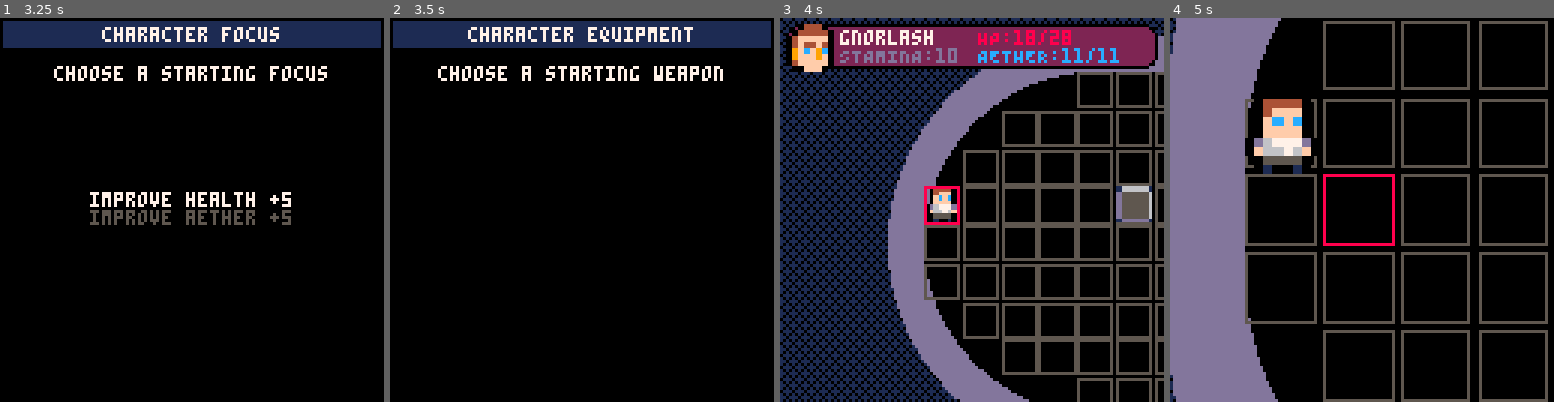
Above: before the commit, frames 1-4 (left to right).
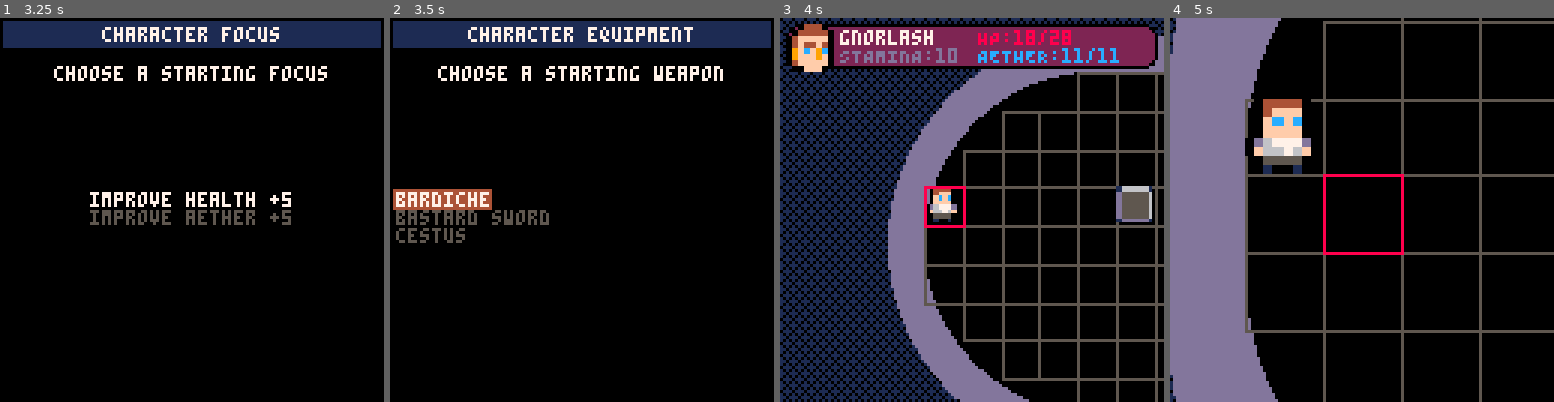
Above: after the commit, the same moments.

Repository: bancliffe/arena
Game: PICO-8 cartridge arena.p8
Same seed, same stepped clock (60 frames per second), same inputs: the game is played once before the commit and once after it.
Inputs:
- Up to frame 1 (3.25 s): tap O (Z key) at 0.33, 0.7, 1.43, 2.22, 3.1 s; tap X (X key) at 1.07, 2.07, 2.4, 2.73, 3.07 s; hold Left 1.97-2.37 s; hold Down 2.42-2.82 s; hold Right from 2.87 s (still down)
- Up to frame 2 (3.5 s): keep holding Right; tap X (X key) at 3.4 s
- Up to frame 3 (4 s): release Right at 3.53 s; hold Up from 3.58 s (still down); tap X (X key) at 3.73 s; tap O (Z key) at 3.98 s
- Up to frame 4 (5 s): tap X (X key) at 4.07, 4.4, 4.73 s; release Up at 4.08 s; hold Right 4.13-4.53 s; hold Down from 4.58 s (still down); tap O (Z key) at 4.87 s

Frame 1 is identical in both runs. In frame 2, 2.5% of the frame differs, in the area x 0-42%, y 44-59%; in frame 3, 5.9%, in the area x 37-100%, y 14-100%; in frame 4, 5.6%.

Commit message:
Refactor character equipment handling: rename gear to equipment in make_character, log chosen weapon in popup_starting_weapon_update, and adjust weapon selection display; update map tile size in screen_arena

Diff:
--- a/game_data.lua
+++ b/game_data.lua
@@ -45,7 +45,7 @@
     c.skills["throwing_weapons"]=0
     c.skills["unarmed_combat_and_fist_weapons"]=0
     c.skills["whips_and_chains"]=0
-    c.gear={
+    c.equipment={
         {slot="main_hand",contents=nil},
         {slot="off_hand",contents=nil},
         {slot="belt",contents=nil},
@@ -111,3 +111,9 @@
     end
     return weapons
 end
+
+function load_armor()
+    armor_string="harness,0,0,maneuverability:+10|heavy cloth,1,d4,maneuverability:+5"
+    armor={}
+    return armor
+end
--- a/screens/popups/starting_weapon.lua
+++ b/screens/popups/starting_weapon.lua
@@ -1,6 +1,8 @@
 
 function popup_starting_weapon_update()
     if btnp(❎) then
+        log("chosen weapon: "..weapons[chosen_stat].name)
+        player_character.equipment.main_hand=weapons[chosen_stat]
         _update=screen_arena_update
         _draw=screen_arena_draw
     end
@@ -9,6 +11,13 @@
         _update=popup_starting_focus_update
         _draw=popup_starting_focus_draw
     end
+
+    if btnp(⬆️) then
+        chosen_stat=mid(1,chosen_stat-1,#weapons)
+    end
+    if btnp(⬇️) then
+        chosen_stat=mid(1,chosen_stat+1,#weapons)
+    end
 end
 
 function popup_starting_weapon_draw()
@@ -16,4 +25,11 @@
     rectfill(1,1,126,9,1)
     printc("character equipment",64,3,7)
     printc("choose a starting weapon",64,16,7)
+    for i=1,#weapons do
+        if i==chosen_stat then
+            print("\#4"..weapons[i].name,2,58+(i-1)*6,7)
+        else
+            print(weapons[i].name,2,58+(i-1)*6,5)
+        end
+    end
 end
--- a/screens/screen_arena.lua
+++ b/screens/screen_arena.lua
@@ -148,7 +148,7 @@
             if tile.enabled then
                 local x=tile.x*8*zoom
                 local y=tile.y*8*zoom
-                local size=7*zoom
+                local size=8*zoom
                 rect(x,y,x+size,y+size,tile.selected and 8 or 5 )
                 if tile.unit then
                     palt(0,false)
@@ -168,7 +168,7 @@
     -- draw selection rectangle
     local x=map_selected_x*8*zoom
     local y=map_selected_y*8*zoom
-    local size=7*zoom
+    local size=8*zoom
     rect(x,y,x+size,y+size,8)
 end
 
Not shown, changed: log.txt
